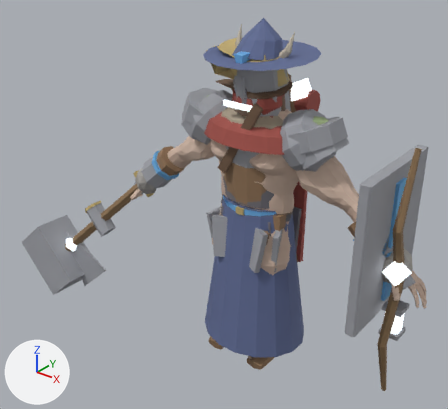
One commit to the glTF model art/creator/humanoid_heavy/export/humanoid_heavy_masculine.glb: the scene before it, then after it.
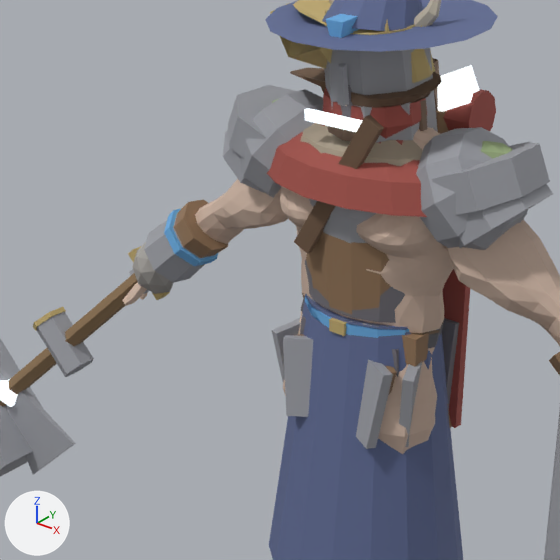
There are two pictures of each version: one whole from a 50 mm lens placed at (2.01, -2.84, 2.73), pointed at (-0.34, 0.1, 0.91), one close up on the part from 15% to 79% of the width and 11% to 81% of the height. The axes (+X, +Y, +Z) are drawn at lower left. The lights are the same throughout. The last two pictures show the newer version.

In view in the first close-up: 'humanoid_heavy_masculine.001', 'part.head.great_helm', 'part.head.wide_hat', 'part.shoulders.mantle', 'part.shoulders.pauldrons', 'part.shoulders.slabs', 'part.torso.coat', 'part.torso.jerkin', 'part.torso.robe', 'part.waist.tassets', 'part.weapon.great_axe', 'part.weapon.maul' and 27 more.
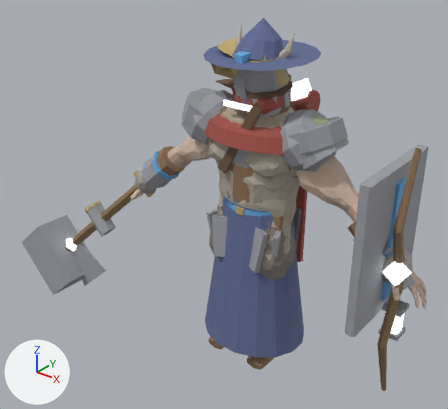
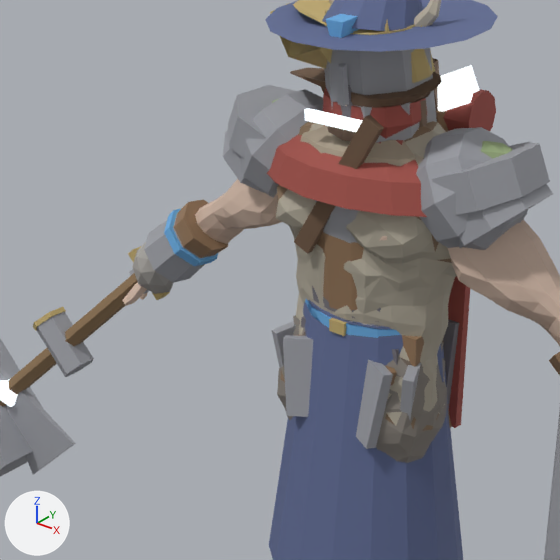
Location of each change, (x1, y1, x2, y2) in pixels of the close-ups (560 x 560 px):
'part.torso.linen_tunic', added
    after: (276, 121, 457, 431)
'part.legs.wool_trousers', added
    after: (277, 315, 447, 463)

What the commit changed:
Mesh me_part_torso_linen_tunic is new.
It has 729 vertices, 1526 faces and spans x -0.295..0.338, y -0.207..0.181, z 0.759..1.701.
It uses material mat_skin.
Mesh me_part_legs_wool_trousers is new.
It has 856 vertices, 1723 faces and spans x -0.3..0.293, y -0.198..0.183, z 0.024..1.023.
It uses material mat_skin.
Object 'part.torso.linen_tunic' (ob_part_torso_linen_tunic) is new; it shows me_part_torso_linen_tunic.
Its location is (0.0, 0.0, 0.0).
Object 'part.legs.wool_trousers' (ob_part_legs_wool_trousers) is new; it shows me_part_legs_wool_trousers.
Its location is (0.0, 0.0, 0.0).
